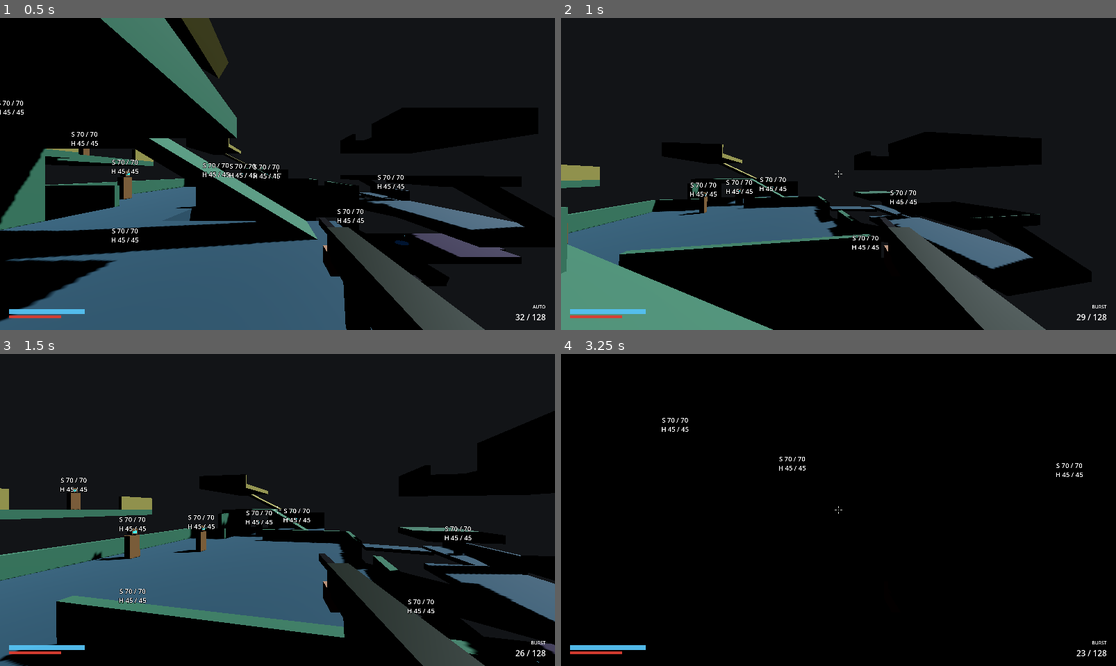
Above: before the commit, frames 1-4 (two rows, left to right).
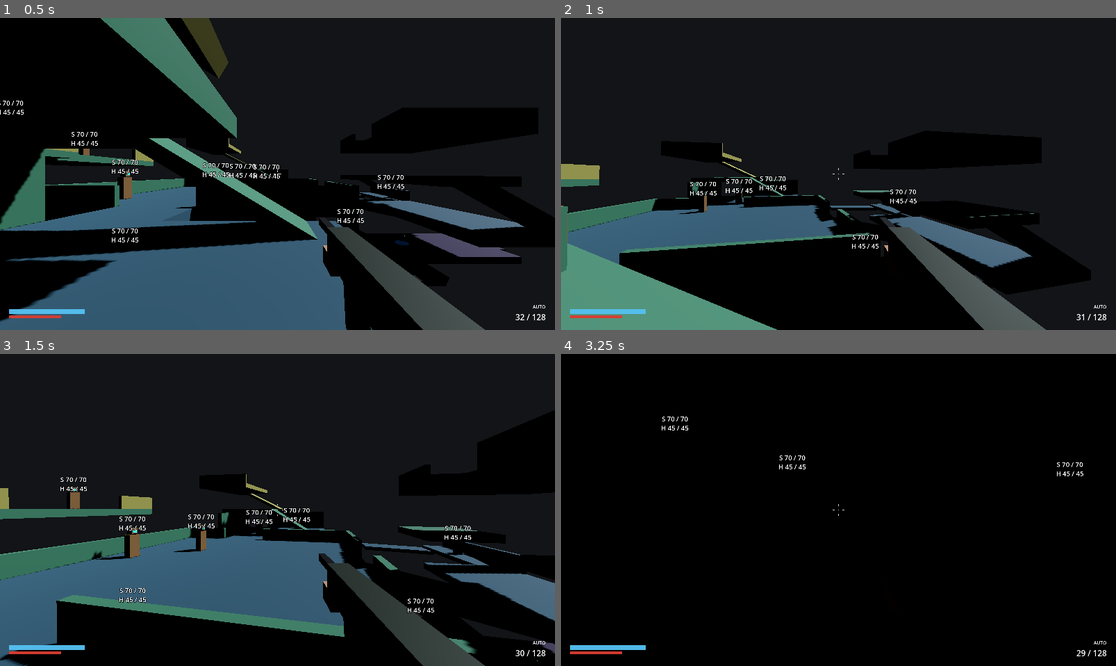
Above: after the commit, the same moments.

Repository: StudioSadTouch/Project-Long-Colt
Game: Godot game, scene res://scenes/main/main_lockout.tscn
Two runs of this game, one before a commit and one after it. Both use one fixed random seed, a clock stepped at 60 frames per second and the inputs below.
Inputs (mouse positions are in pixels of both pictures, inside the frame that each line leads up to):
- Up to frame 1 (0.5 s): no input
- Up to frame 2 (1 s): move the mouse to (866, 174) at 0.52 s; hold W (action_move_forward) from 0.53 s (still down); hold Right mouse button (action_alt_fire) from 0.53 s (still down); tap Space (action_jump) at 0.77 s; click (866, 174) at 0.8 s
- Up to frame 3 (1.5 s): keep holding W (action_move_forward); move the mouse to (249, 510) at 1.27 s; release Right mouse button (action_alt_fire) at 1.28 s; click (249, 510) at 1.35 s
- Up to frame 4 (3.25 s): keep holding W (action_move_forward); tap Space (action_jump) at 1.52, 3.02 s; tap F (action_fire_select, bound only after the commit) at 1.55 s; move the mouse to (849, 503) at 2.02 s; hold F (action_fire_select, bound only after the commit) 2.03-2.78 s; right-click (849, 503) at 2.3 s; move the mouse to (832, 516) at 2.77 s; right-click (832, 516) at 2.85 s; click (832, 516) at 3.05 s

Frame 1 is identical in both runs. In frame 2, 2.1% of the frame differs, in the area x 0-99%, y 40-100%; in frame 3, 2.1%; in frame 4, 0.3%.

Commit message:
Fire select on F (rifle AUTO/BURST), zoom by magnification with zoom_only_in_mode (rifle 1.8x in burst, pistol 2x), de-zoom on damage

Diff:
--- a/project.godot
+++ b/project.godot
@@ -123,6 +123,11 @@
 "events": [Object(InputEventKey,"resource_local_to_scene":false,"resource_name":"","device":-1,"window_id":0,"alt_press …(192 unchanged characters)…
 ]
 }
+action_fire_select={
+"deadzone": 0.2,
+"events": [Object(InputEventKey,"resource_local_to_scene":false,"resource_name":"","device":-1,"window_id":0,"alt_pressed":false,"shift_pressed":false,"ctrl_pressed":false,"meta_pressed":false,"pressed":false,"keycode":0,"physical_keycode":70,"key_label":0,"unicode":102,"location":0,"echo":false,"script":null)
+]
+}
 action_pause={
 "deadzone": 0.2,
 "events": [Object(InputEventKey,"resource_local_to_scene":false,"resource_name":"","device":-1,"window_id":0,"alt_press …(195 unchanged characters)…
--- a/resources/weapons/service_pistol.tres
+++ b/resources/weapons/service_pistol.tres
@@ -36,6 +36,8 @@
 zoom_sensitivity = 0.6
 zoom_spread_multiplier = 0.5
 zoom_time = 0.1
+zoom_magnification = 2.0
+zoom_overlay = true
 melee_damage = 70.0
 melee_range = 2.0
 melee_lunge_range = 3.5
--- a/resources/weapons/standard_issue_rifle.tres
+++ b/resources/weapons/standard_issue_rifle.tres
@@ -34,7 +34,15 @@
 spread_max = 2.6
 bloom_recovery = 1.1
 spread_air_add = 0.6
-secondary = 3
+secondary = 1
+zoom_fov = 46.2
+zoom_sensitivity = 0.65
+zoom_spread_multiplier = 1.0
+zoom_time = 0.12
+zoom_magnification = 1.8
+zoom_only_in_mode = 2
+zoom_overlay = false
+fire_select = true
 alt_fire_mode = 2
 alt_spread_multiplier = 0.4
 alt_bloom_multiplier = 0.5
--- a/scripts/player/weapon_holder.gd
+++ b/scripts/player/weapon_holder.gd
@@ -44,6 +44,12 @@
 			_install(starting_weapons[i].instantiate() as Weapon, i)
 	# Equip exactly once at startup.
 	_equip(_first_filled(0))
+	# Halo: taking damage knocks you out of zoom. HealthShield is a sibling under the player,
+	# whose @onready vars aren't set yet, so look it up directly.
+	var health := _player.get_node_or_null("HealthShield") as HealthShield if _player else null
+	if health != null:
+		health.shield_damaged.connect(_on_owner_damaged)
+		health.health_damaged.connect(_on_owner_damaged)
 
 
 func get_active() -> Weapon:
@@ -165,6 +171,8 @@
 		weapon.release_trigger()
 	elif event.is_action_pressed("action_alt_fire"):
 		weapon.secondary_pressed()
+	elif event.is_action_pressed("action_fire_select"):
+		weapon.fire_select()
 	elif event.is_action_pressed("action_reload"):
 		weapon.reload()
 	elif event.is_action_pressed("action_melee") and _melee_left <= 0.0 and weapon.data != null:
@@ -292,6 +300,12 @@
 	active_weapon_changed.emit(slots[index])
 
 
+func _on_owner_damaged(_amount: float) -> void:
+	var weapon := get_active()
+	if weapon != null:
+		weapon.set_zoom(false)
+
+
 func _on_zoom_changed(_zoomed: bool) -> void:
 	if _player == null:
 		return
@@ -312,8 +326,9 @@
 	if weapon != null:
 		blend_time = maxf(weapon.data.zoom_time, 0.001)
 		if weapon.zoomed:
-			target = weapon.data.zoom_fov
-	var step := absf(_player.fov - (weapon.data.zoom_fov if weapon != null else _player.fov))
+			target = weapon.get_zoom_fov(_player.fov)
+	var zoom_fov := weapon.get_zoom_fov(_player.fov) if weapon != null else _player.fov
+	var step := absf(_player.fov - zoom_fov)
 	_camera.fov = move_toward(_camera.fov, target, maxf(step, 1.0) / blend_time * delta)
 
 
--- a/scripts/weapons/weapon.gd
+++ b/scripts/weapons/weapon.gd
@@ -180,13 +180,21 @@
 	match data.secondary:
 		WeaponData.Secondary.ZOOM:
 			if not reloading:
-				set_zoom(not zoomed)
+				set_zoom(not zoomed)  # set_zoom refuses zoom in a disallowed mode
 		WeaponData.Secondary.ALT:
 			_alt_fire()
 		WeaponData.Secondary.TOGGLE_MODE:
 			toggle_fire_mode()
 
 
+## action_fire_select. Only weapons with data.fire_select (or a TOGGLE_MODE secondary).
+func fire_select() -> void:
+	if data == null:
+		return
+	if data.fire_select or data.secondary == WeaponData.Secondary.TOGGLE_MODE:
+		toggle_fire_mode()
+
+
 ## Switch between data.fire_mode and data.alt_fire_mode. Not mid-burst.
 func toggle_fire_mode() -> void:
 	if data == null or _burst_left > 0:
@@ -195,7 +203,26 @@
 	fire_mode = data.alt_fire_mode if alt_mode else data.fire_mode
 	_trigger_buffer_left = 0.0
 	release_trigger()
+	if zoomed and not can_zoom():
+		set_zoom(false)
 	fire_mode_changed.emit(fire_mode)
+
+
+## Zoom is allowed in the current fire mode.
+func can_zoom() -> bool:
+	if data == null or data.secondary != WeaponData.Secondary.ZOOM:
+		return false
+	return data.zoom_only_in_mode < 0 or fire_mode == data.zoom_only_in_mode
+
+
+## FOV while zoomed, given the unzoomed base FOV in degrees.
+func get_zoom_fov(base_fov: float) -> float:
+	if data == null:
+		return base_fov
+	if data.zoom_magnification > 0.0:
+		var half := deg_to_rad(base_fov * 0.5)
+		return rad_to_deg(2.0 * atan(tan(half) / data.zoom_magnification))
+	return data.zoom_fov
 
 
 func get_fire_mode_name() -> String:
@@ -255,7 +282,7 @@
 
 
 func set_zoom(on: bool) -> void:
-	if on == zoomed:
+	if on == zoomed or (on and not can_zoom()):
 		return
 	zoomed = on
 	zoom_changed.emit(zoomed)
--- a/scripts/weapons/weapon_data.gd
+++ b/scripts/weapons/weapon_data.gd
@@ -77,7 +77,17 @@
 ## Spread multiplier while zoomed.
 @export var zoom_spread_multiplier: float = 0.5
 @export var zoom_time: float = 0.1
-## TOGGLE_MODE: the mode secondary switches to. The alt_* fields apply only in that mode.
+## True optical magnification (e.g. 2.0). > 0 derives the zoom FOV from the player's base FOV
+## (2 * atan(tan(base / 2) / magnification)) and overrides zoom_fov; 0 uses zoom_fov as-is.
+@export var zoom_magnification: float = 0.0
+## Zoom only allowed in this FireMode (e.g. BURST); -1 = any mode. Leaving it de-zooms.
+@export var zoom_only_in_mode: int = -1
+## Draw the HUD scope overlay (vignette + reticle) while zoomed.
+@export var zoom_overlay: bool = false
+## action_fire_select toggles between fire_mode and alt_fire_mode (the alt_* fields apply).
+## Independent of secondary, so a weapon can fire-select on F and zoom on right-click.
+@export var fire_select: bool = false
+## TOGGLE_MODE / fire_select: the alternate mode. The alt_* fields apply only in that mode.
 @export var alt_fire_mode: FireMode = FireMode.BURST
 @export var alt_spread_multiplier: float = 1.0
 @export var alt_bloom_multiplier: float = 1.0
